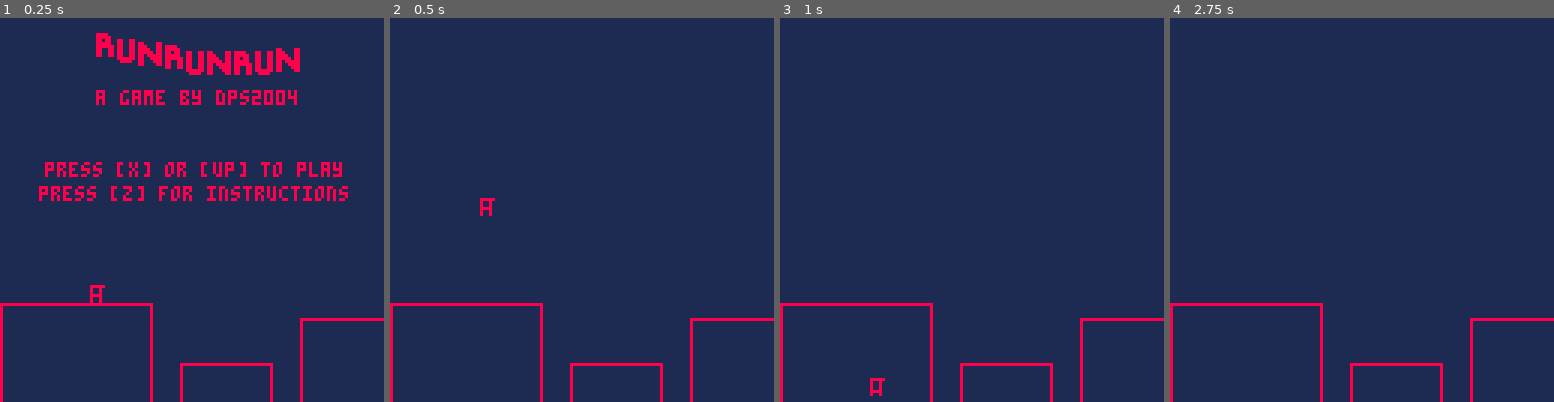
Above: before the commit, frames 1-4 (left to right).
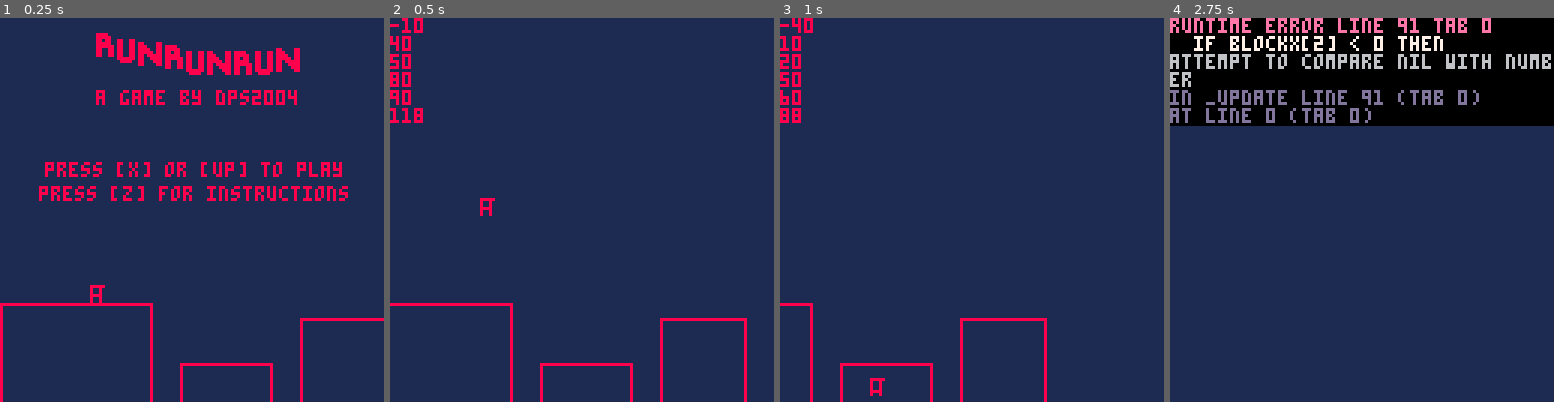
Above: after the commit, the same moments.

Repository: DPS2004/RUNRUNRUN
Game: PICO-8 cartridge runrunrun.p8
Two runs of this game, one before a commit and one after it. Both use one fixed random seed, a clock stepped at 60 frames per second and the inputs below.
Inputs:
- Up to frame 1 (0.25 s): no input
- Up to frame 2 (0.5 s): tap X (X key) at 0.33 s
- Up to frame 3 (1 s): tap O (Z key) at 0.7 s
- Up to frame 4 (2.75 s): tap X (X key) at 1.07, 1.85 s; tap O (Z key) at 1.7, 2.1, 2.5 s; hold Up 2.15-2.42 s

Frame 1 is identical in both runs. In frame 2, 2.2% of the frame differs, in the area x 0-100%, y 0-100%; in frame 3, 2.9%; in frame 4, 29%.
Error after the commit: runtime error line 91 tab 0; if blockx[2] < 0 then; attempt to compare nil with number

Commit message:
added scrolling

Diff:
--- a/runrunrun.p8
+++ b/runrunrun.p8
@@ -28,6 +28,7 @@
 	ta = 0
 	gamestate = "title"
 	statedelay = 10
+	speed = 2
 end
 function drawplayer(xpos,ypos,xscale,yscale,frx,fry)
 	color(8)
@@ -48,6 +49,9 @@
 	end
 end
 
+function delplace(tab, num)
+	del(tab,tab[num])
+end
 function drawblocks()
 	for i=1,#blocky do
 		rect(blockx[i*2-1],blocky[i],blockx[i*2],128)
@@ -84,7 +88,16 @@
 	if gamestate == "game" then
 		player.y -= player.velocity
 		player.velocity -= 01
-	end
+		for i=1,#blockx do
+			blockx[i] -= speed
+		end
+		if blockx[2] < 0 then
+			delplace(blockx,2)
+			delplace(blockx,1)
+			delplace(blocky,1)
+		end
+	end
+
 	-- player animations
 		if player.state == "run" then
 		a += 1
@@ -143,6 +156,9 @@
 	if gamestate == "game" then
 		drawplayer(player.x,player.y,1,1,fx,player.sprlst)
 		drawblocks()
+		for i in all(blockx) do
+			print(i)
+		end
 	end
 end
 __gfx__
